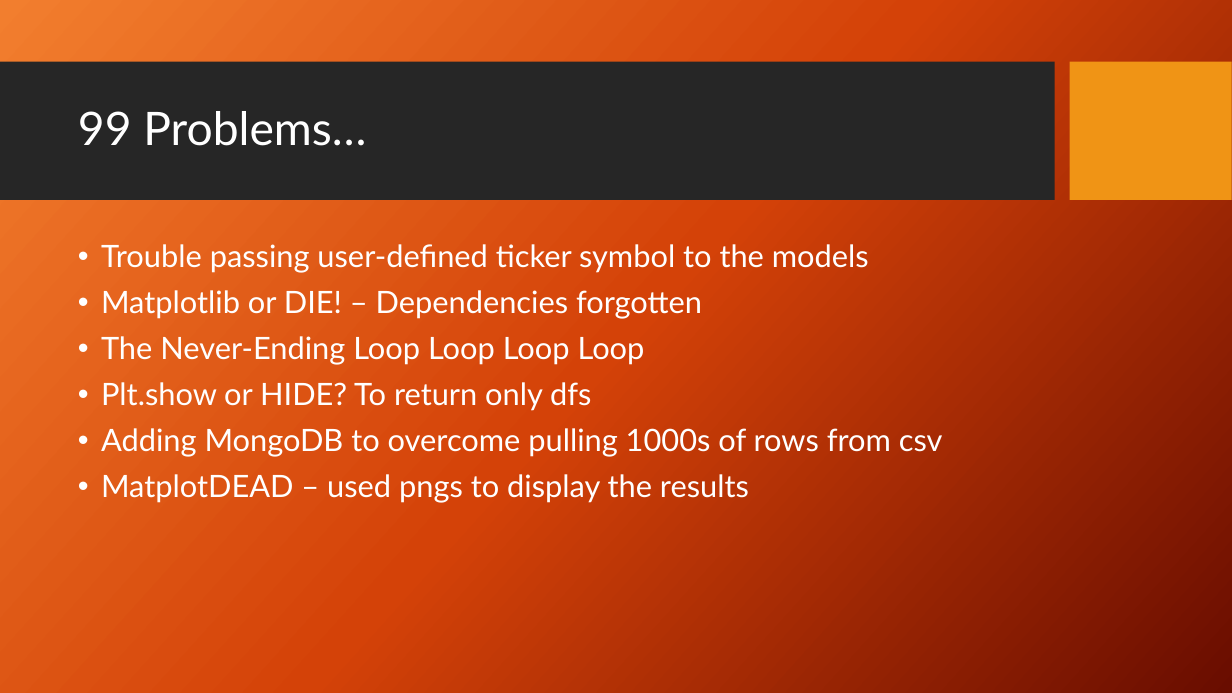
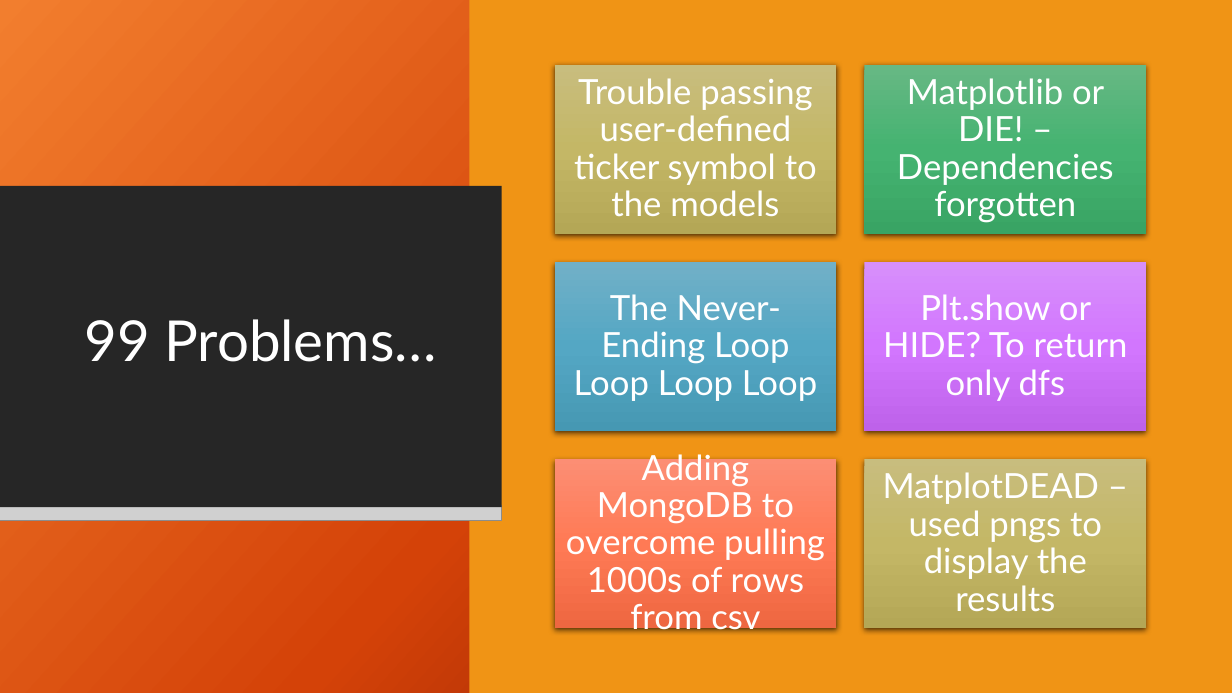
Before and after one commit to helleborus22/Machine-Learning-Project4, a slide deck: slide 10 of Project 4 Group 6 112922.pptx. Drawn at 1232x693 pixels with LibreOffice and Linux fonts; fonts in the diff are those of the drawing; grey boxes stand for pictures; background and template pictures are left out. Boxes give left, top, right and bottom in pixels: in the first picture for what was removed or moved away, otherwise in the second. Text is boxed around its words. In the diff, an @@ line names an element or a change of style, - is before the commit and + after.

Commit message:
Update Project 4 Group 6 112922.pptx
Updated slides and pngs

```diff
--- a/Project 4 Group 6 112922.pptx
+++ b/Project 4 Group 6 112922.pptx
@@ rectangle added at box(0, 0, 1232, 693), fill gradient #F18031 to #D54209 to #6A0D00 @@
@@ rectangle added at box(470, 0, 1232, 693), fill #F09415 @@
@@ rectangle added at box(0, 186, 502, 507), fill #262626 @@
@@ title "99 Problems…": place and size @@
-title "99 Problems…" at box(78, 111, 366, 146)
+title "99 Problems…" at box(84, 319, 437, 362)
@@ title "99 Problems…" at box(84, 319, 437, 362): size 36 to 44 pt; alignment left to right @@
@@ text removed at box(101, 244, 943, 503) @@
-• Trouble passing user-defined ticker symbol to the models
-• Matplotlib or DIE! – Dependencies forgotten
-• The Never-Ending Loop Loop Loop Loop
-• Plt.show or HIDE? To return only dfs
-• Adding MongoDB to overcome pulling 1000s of rows from csv
-• MatplotDEAD – used pngs to display the results
@@ group added at box(555, 65, 1147, 637): 6 rectangles, 6 texts @@
+Trouble passing user-defined ticker symbol to the models
+Matplotlib or DIE! – Dependencies forgotten
+The Never-Ending Loop Loop Loop Loop
+Plt.show or HIDE? To return only dfs
+Adding MongoDB to overcome pulling 1000s of rows from csv
+MatplotDEAD – used pngs to display the results
@@ picture added at box(0, 506, 502, 520) @@
```
Also in this commit, not shown: 7 other slides changed, 1 slide added, 2 slides removed.
